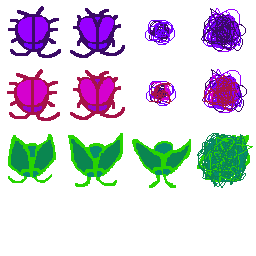
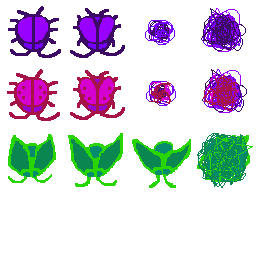
Layer changes from the first 256×256 image to the second:
added layer "bug2 #1&2" above "bug2 #2" over 82, 87, 111, 104
painted on "bug2 #1" over 18, 86, 47, 105
